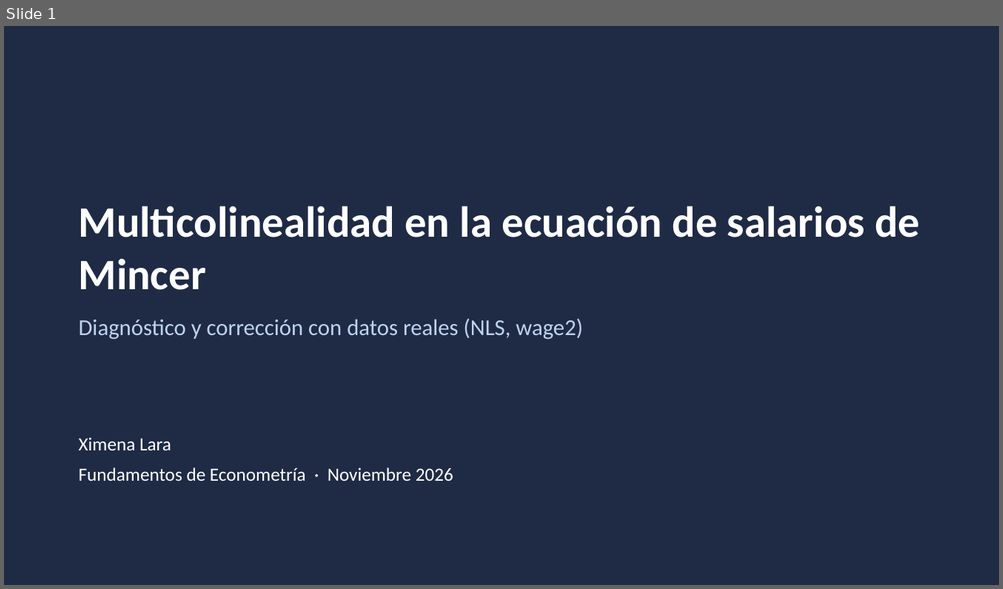
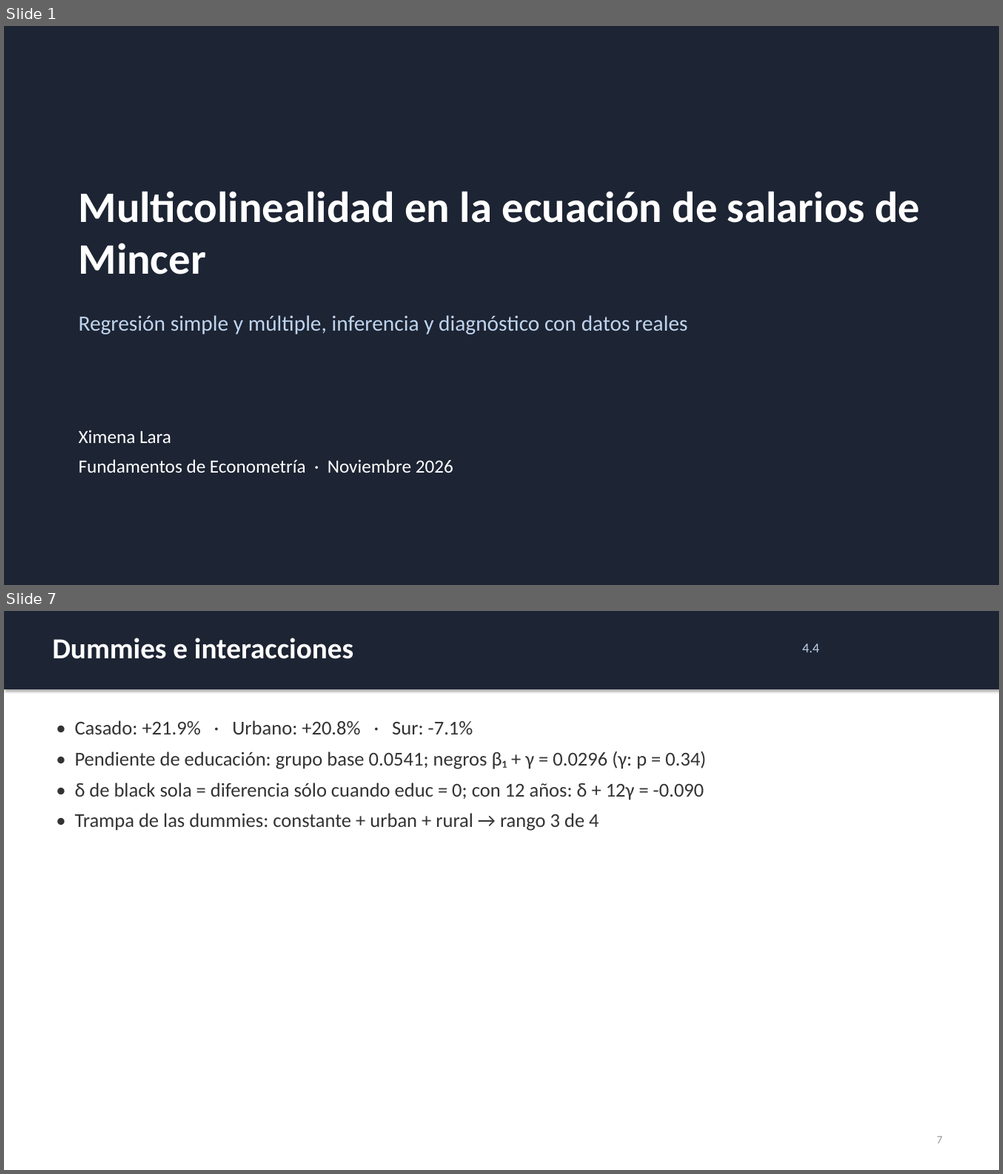
Before and after one commit to ximeelaraa/mincer-multicolinealidad, a slide deck: Presentacion_Multicolinealidad_Mincer.pptx. Shown one above the other, each under a label of ours: slide 1 before the commit, slides 1 and 7 after it; the slides between them are not shown. The pictures are 1003x589 and 1003x1174 pixels, drawn with LibreOffice and Linux fonts; fonts in the diff are those of the drawing. Boxes give left, top, right and bottom in pixels: in the first picture for what was removed or moved away, otherwise in the second. Text is boxed around its words. In the diff, an @@ line names an element or a change of style, - is before the commit and + after.

```diff
--- a/Presentacion_Multicolinealidad_Mincer.pptx
+++ b/Presentacion_Multicolinealidad_Mincer.pptx
@@ slide 7 added at (x1=4, y1=611, x2=999, y2=1170), background #FFFFFF @@
@@ rectangle added at (x1=4, y1=611, x2=999, y2=689), fill #1D2433 @@
@@ text added at (x1=52, y1=638, x2=353, y2=659), 28 pt, text #FFFFFF, bold @@
+Dummies e interacciones
@@ text added at (x1=802, y1=644, x2=819, y2=652), 13 pt, text #BFD4EE @@
+4.4
@@ text added at (x1=75, y1=721, x2=706, y2=831), 19 pt, text #333333 @@
+• Casado: +21.9% · Urbano: +20.8% · Sur: -7.1%
+• Pendiente de educación: grupo base 0.0541; negros β₁ + γ = 0.0296 (γ: p = 0.34)
+• δ de black sola = diferencia sólo cuando educ = 0; con 12 años: δ + 12γ = -0.090
+• Trampa de las dummies: constante + urban + rural → rango 3 de 4
@@ text added at (x1=936, y1=1136, x2=942, y2=1144), 11 pt, text #999999 @@
+7
@@ slide 1 changed as well @@
@@ rectangle at (x1=4, y1=26, x2=999, y2=585): fill #1F2A44 to #1D2433 @@
@@ text "Multicolinealidad en la ecuación de ..." at (x1=79, y1=191, x2=919, y2=275): less space between paragraphs @@
@@ text "Multicolinealidad en la ecuación de ..." moved from (x1=79, y1=206, x2=919, y2=290) to (x1=79, y1=191, x2=919, y2=275) @@
@@ text at (x1=79, y1=315, x2=687, y2=335): text changed; size 22 to 21 pt @@
-Diagnóstico y corrección con datos reales (NLS, wage2)
+Regresión simple y múltiple, inferencia y diagnóstico con datos reales
@@ text "Ximena Lara" moved from (x1=79, y1=437, x2=453, y2=481) to (x1=79, y1=430, x2=453, y2=473) @@
@@ text "Ximena Lara" at (x1=79, y1=430, x2=453, y2=473): less space between paragraphs @@
```
Also in this commit, not shown: 1 other slide changed, 17 other slides added, 10 slides removed, 22 other files.
